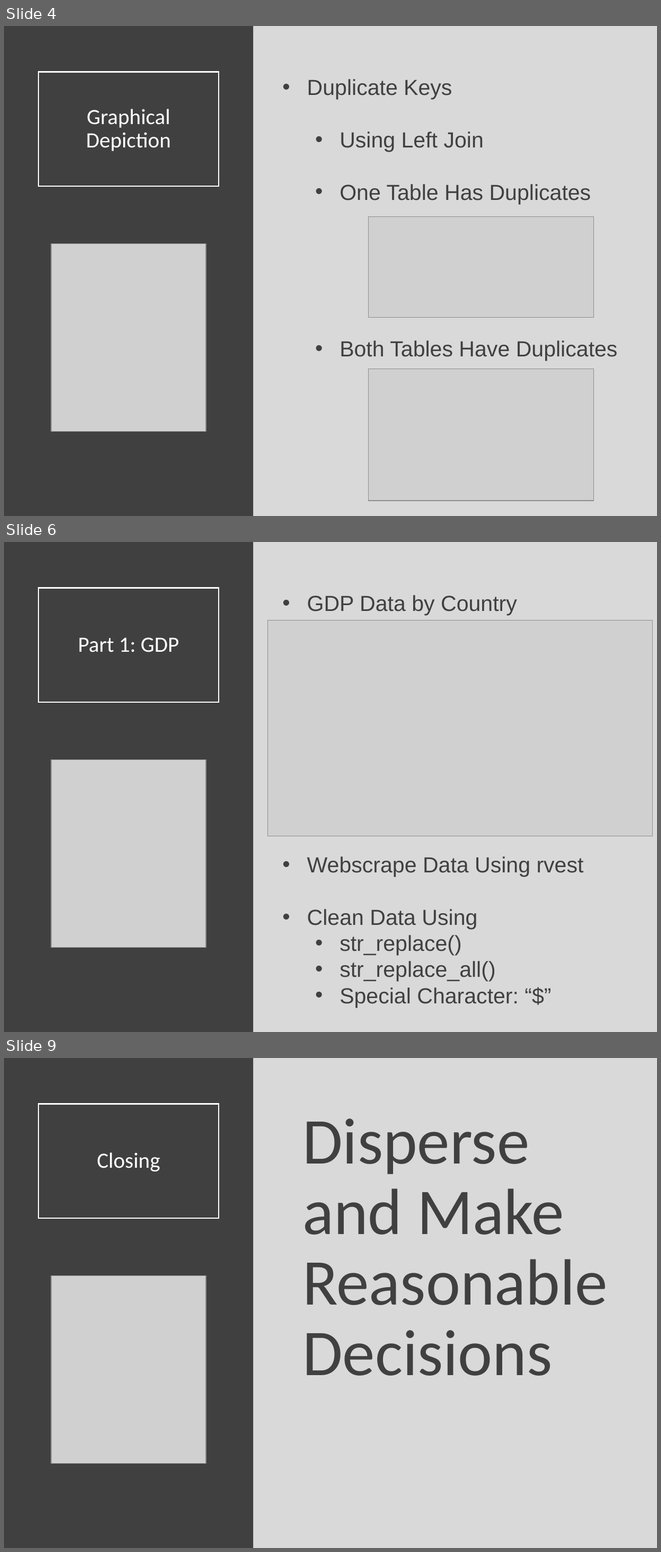
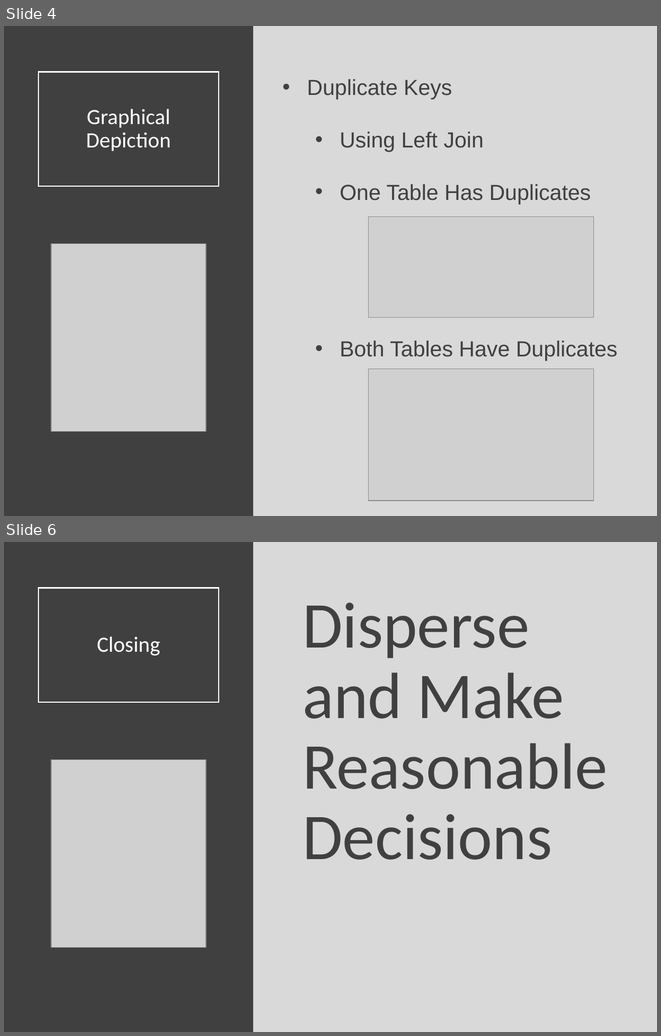
Before and after one commit to SuperMarioGiacomazzo/STOR320_WEBSITE, a slide deck: Lecture/Joins 2/Joins_2_Lecture.pptx. Shown one above the other, each under a label of ours: slides 4, 6 and 9 before the commit, slides 4 and 6 after it; the slides between them are not shown. The pictures are 661x1552 and 661x1036 pixels, drawn with LibreOffice and Linux fonts; fonts in the diff are those of the drawing; grey boxes stand for pictures. Boxes give left, top, right and bottom in pixels: in the first picture for what was removed or moved away, otherwise in the second. Text is boxed around its words. In the diff, an @@ line names an element or a change of style, - is before the commit and + after.

```diff
--- a/Lecture/Joins 2/Joins_2_Lecture.pptx
+++ b/Lecture/Joins 2/Joins_2_Lecture.pptx
@@ slide 6 removed at [4, 542, 657, 1032], background #D9D9D9 @@
@@ rectangle removed at [4, 542, 254, 1032] @@
@@ title removed at [38, 588, 219, 702] @@
-Part 1: GDP
@@ text removed at [307, 595, 584, 1007] @@
-• GDP Data by Country
-• Webscrape Data Using rvest
-• Clean Data Using
-  • str_replace()
-  • str_replace_all()
-  • Special Character: “$”
@@ picture removed at [268, 620, 652, 836] @@
@@ picture removed at [51, 759, 206, 947] @@
@@ what was slide 9 is now slide 6 @@
```
Also in this commit, not shown: 1 slide changed, 2 other slides removed, 5 other files.
